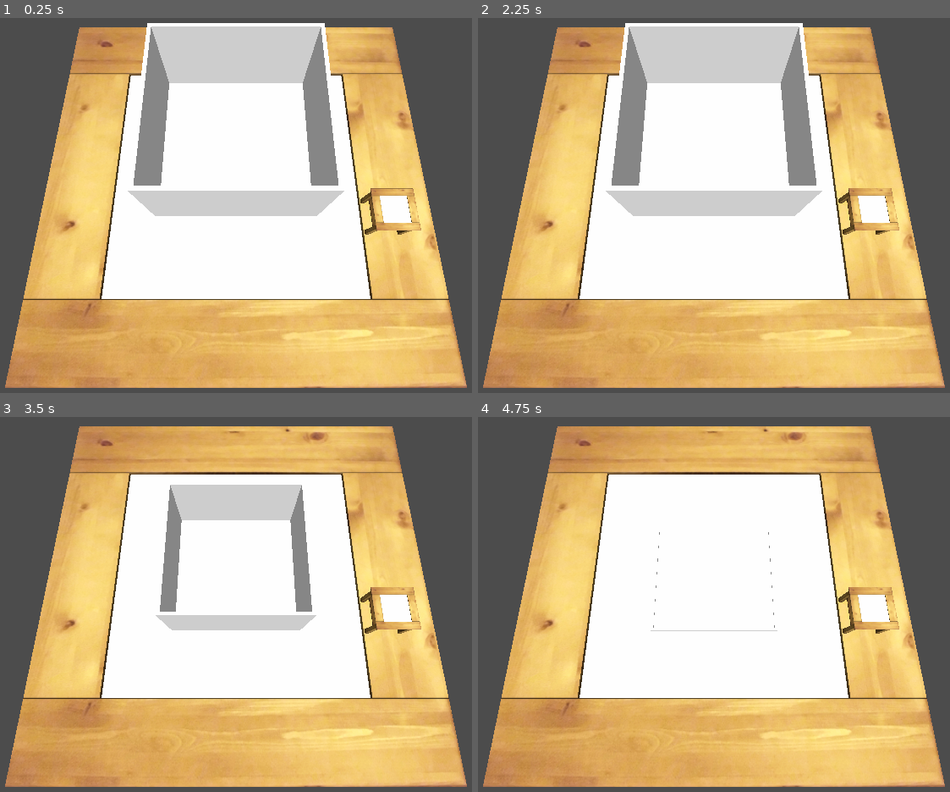
Above: before the commit, frames 1-4 (two rows, left to right).
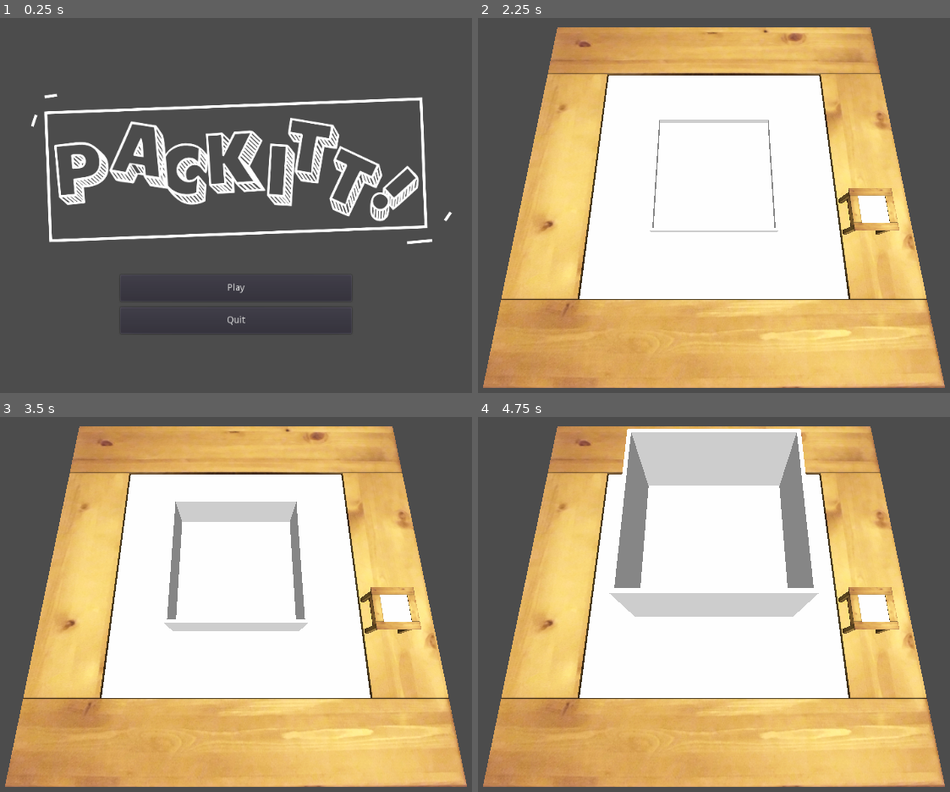
Above: after the commit, the same moments.

Repository: drkitt/packitt
Game: Godot game, scene res://title_screen.tscn
Same seed, same stepped clock (60 frames per second), same inputs: the game is played once before the commit and once after it. Before the commit the project starts from res://SortingScreen.tscn.
Inputs (mouse positions are in pixels of both pictures, inside the frame that each line leads up to):
- Up to frame 1 (0.25 s): no input
- Up to frame 2 (2.25 s): click (714, 288) at 0.5 s, where only the run after the commit has a clickable "Play"; move the mouse to (865, 183) at 1.27 s; click (865, 183) at 1.42 s; drag from (577, 224) to (680, 284) at 2.02 s
- Up to frame 3 (3.5 s): move the mouse to (302, 514) at 2.77 s; click (302, 514) at 2.92 s
- Up to frame 4 (4.75 s): drag from (680, 683) to (511, 544) at 3.52 s; move the mouse to (916, 664) at 4.27 s; click (916, 664) at 4.42 s

The runs differ from the first frame. In frame 1, 77% of the frame differs, in the area x 1-99%, y 1-99%; in frame 2, 12%; in frame 3, 3.1%; in frame 4, 11%.

Commit message:
Make the title screen the default scene (remember that you can still run the currently open scene by pressing F6)

Diff:
--- a/CSSA Game Jam 2022/project.godot
+++ b/CSSA Game Jam 2022/project.godot
@@ -21,7 +21,7 @@
 [application]
 
 config/name="Packitt"
-run/main_scene="res://SortingScreen.tscn"
+run/main_scene="res://title_screen.tscn"
 config/icon="res://icon.png"
 
 [autoload]
